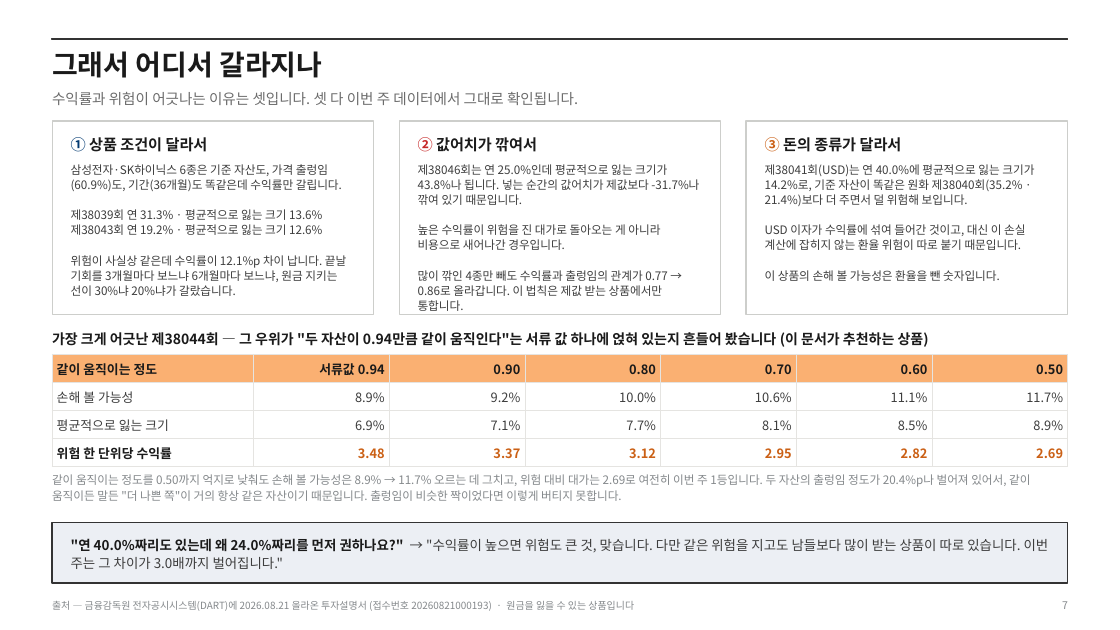
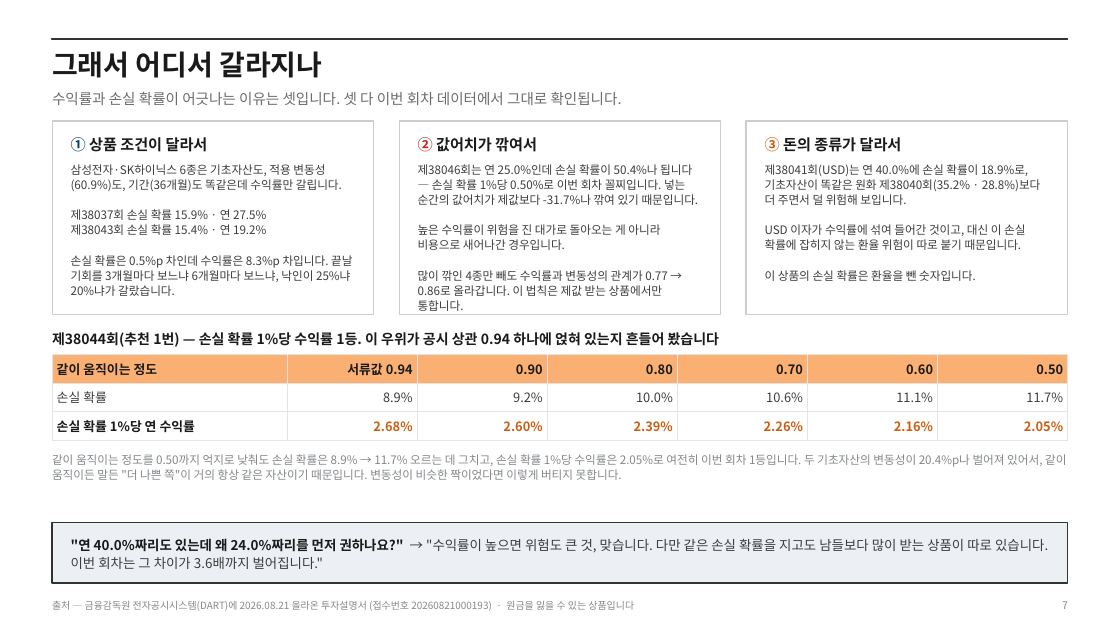
Before and after one commit to hanaroline/work_1, a slide deck: slide 7 of els-proposal.pptx. Drawn at 1120x630 pixels with LibreOffice and Linux fonts; fonts in the diff are those of the drawing. Boxes give left, top, right and bottom in pixels: in the first picture for what was removed or moved away, otherwise in the second. Text is boxed around its words. In the diff, an @@ line names an element or a change of style, - is before the commit and + after.

```diff
--- a/els-proposal.pptx
+++ b/els-proposal.pptx
@@ text at (52, 92, 622, 105): text changed @@
-수익률과 위험이 어긋나는 이유는 셋입니다. 셋 다 이번 주 데이터에서 그대로 확인됩니다.
+수익률과 손실 확률이 어긋나는 이유는 셋입니다. 셋 다 이번 회차 데이터에서 그대로 확인됩니다.
@@ text at (71, 164, 352, 296): text changed @@
-삼성전자·SK하이닉스 6종은 기준 자산도, 가격 출렁임(60.9%)도, 기간(36개월)도 똑같은데 수익률만 갈립니다.
-제38039회 연 31.3% · 평균적으로 잃는 크기 13.6%
-제38043회 연 19.2% · 평균적으로 잃는 크기 12.6%
-위험이 사실상 같은데 수익률이 12.1%p 차이 납니다. 끝날 기회를 3개월마다 보느냐 6개월마다 보느냐, 원금 지키는 선이 30%냐 20%냐가 갈랐습니다.
+삼성전자·SK하이닉스 6종은 기초자산도, 적용 변동성(60.9%)도, 기간(36개월)도 똑같은데 수익률만 갈립니다.
+제38037회 손실 확률 15.9% · 연 27.5%
+제38043회 손실 확률 15.4% · 연 19.2%
+손실 확률은 0.5%p 차인데 수익률은 8.3%p 차입니다. 끝날 기회를 3개월마다 보느냐 6개월마다 보느냐, 낙인이 25%냐 20%냐가 갈랐습니다.
@@ text at (418, 164, 699, 205): text changed @@
-제38046회는 연 25.0%인데 평균적으로 잃는 크기가 43.8%나 됩니다. 넣는 순간의 값어치가 제값보다 -31.7%나 깎여 있기 때문입니다.
+제38046회는 연 25.0%인데 손실 확률이 50.4%나 됩니다 — 손실 확률 1%당 0.50%로 이번 회차 꼴찌입니다. 넣는 순간의 값어치가 제값보다 -31.7%나 깎여 있기 때문입니다.
@@ text at (765, 164, 1041, 281): text changed @@
-제38041회(USD)는 연 40.0%에 평균적으로 잃는 크기가 14.2%로, 기준 자산이 똑같은 원화 제38040회(35.2% · 21.4%)보다 더 주면서 덜 위험해 보입니다.
-USD 이자가 수익률에 섞여 들어간 것이고, 대신 이 손실 계산에 잡히지 않는 환율 위험이 따로 붙기 때문입니다.
-이 상품의 손해 볼 가능성은 환율을 뺀 숫자입니다.
+제38041회(USD)는 연 40.0%에 손실 확률이 18.9%로, 기초자산이 똑같은 원화 제38040회(35.2% · 28.8%)보다 더 주면서 덜 위험해 보입니다.
+USD 이자가 수익률에 섞여 들어간 것이고, 대신 이 손실 확률에 잡히지 않는 환율 위험이 따로 붙기 때문입니다.
+이 상품의 손실 확률은 환율을 뺀 숫자입니다.
@@ text at (418, 270, 668, 311): text changed @@
-많이 깎인 4종만 빼도 수익률과 출렁임의 관계가 0.77 → 0.86로 올라갑니다. 이 법칙은 제값 받는 상품에서만 통합니다.
+많이 깎인 4종만 빼도 수익률과 변동성의 관계가 0.77 → 0.86로 올라갑니다. 이 법칙은 제값 받는 상품에서만 통합니다.
@@ table at (52, 355, 1069, 439) @@
-row 2: 손해 볼 가능성 | 8.9% | 9.2% | 10.0% | 10.6% | 11.1% | 11.7%
-row 3: 평균적으로 잃는 크기 | 6.9% | 7.1% | 7.7% | 8.1% | 8.5% | 8.9%
-row 4: 위험 한 단위당 수익률 | 3.48 | 3.37 | 3.12 | 2.95 | 2.82 | 2.69
+row 2: 손실 확률 | 8.9% | 9.2% | 10.0% | 10.6% | 11.1% | 11.7%
+row 3: 손실 확률 1%당 연 수익률 | 2.68% | 2.60% | 2.39% | 2.26% | 2.16% | 2.05%
@@ text at (52, 330, 719, 348): text changed @@
-가장 크게 어긋난 제38044회 — 그 우위가 "두 자산이 0.94만큼 같이 움직인다"는 서류 값 하나에 얹혀 있는지 흔들어 봤습니다 (이 문서가 추천하는 상품)
+제38044회(추천 1번) — 손실 확률 1%당 수익률 1등. 이 우위가 공시 상관 0.94 하나에 얹혀 있는지 흔들어 봤습니다
@@ text at (52, 454, 1066, 480): text changed @@
-같이 움직이는 정도를 0.50까지 억지로 낮춰도 손해 볼 가능성은 8.9% → 11.7% 오르는 데 그치고, 위험 대비 대가는 2.69로 여전히 이번 주 1등입니다. 두 자산의 출렁임 정도가 20.4%p나 벌어져 있어서, 같이 움직이든 말든 "더 나쁜 쪽"이 거의 항상 같은 자산이기 때문입니다. 출렁임이 비슷한 짝이었다면 이렇게 버티지 못합니다.
+같이 움직이는 정도를 0.50까지 억지로 낮춰도 손실 확률은 8.9% → 11.7% 오르는 데 그치고, 손실 확률 1%당 수익률은 2.05%로 여전히 이번 회차 1등입니다. 두 기초자산의 변동성이 20.4%p나 벌어져 있어서, 같이 움직이든 말든 "더 나쁜 쪽"이 거의 항상 같은 자산이기 때문입니다. 변동성이 비슷한 짝이었다면 이렇게 버티지 못합니다.
@@ text at (71, 538, 1048, 569): text changed @@
-"연 40.0%짜리도 있는데 왜 24.0%짜리를 먼저 권하나요?" → "수익률이 높으면 위험도 큰 것, 맞습니다. 다만 같은 위험을 지고도 남들보다 많이 받는 상품이 따로 있습니다. 이번 주는 그 차이가 3.0배까지 벌어집니다."
+"연 40.0%짜리도 있는데 왜 24.0%짜리를 먼저 권하나요?" → "수익률이 높으면 위험도 큰 것, 맞습니다. 다만 같은 손실 확률을 지고도 남들보다 많이 받는 상품이 따로 있습니다. 이번 회차는 그 차이가 3.6배까지 벌어집니다."
```
Also in this commit, not shown: 1 other slide changed, 5 other files.
